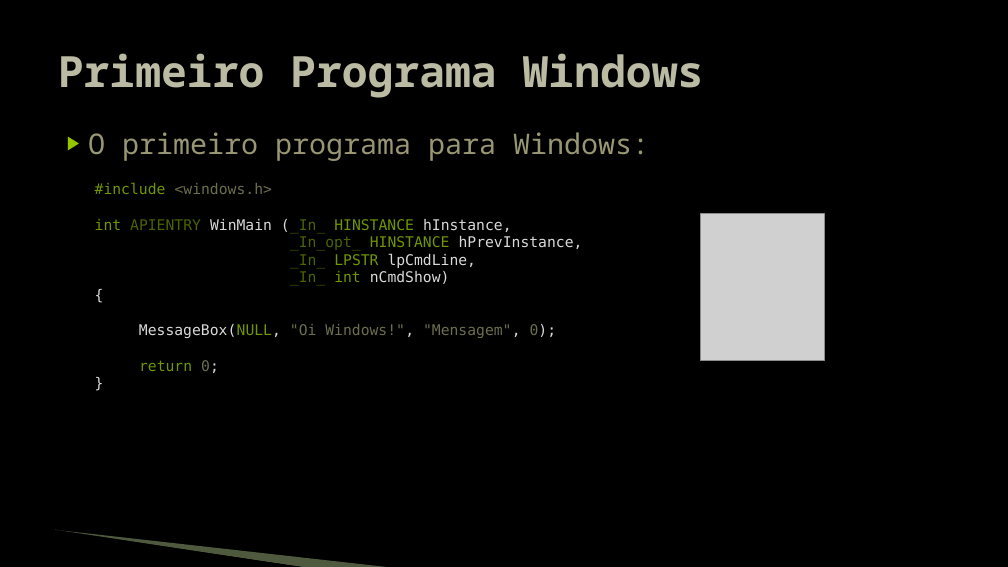
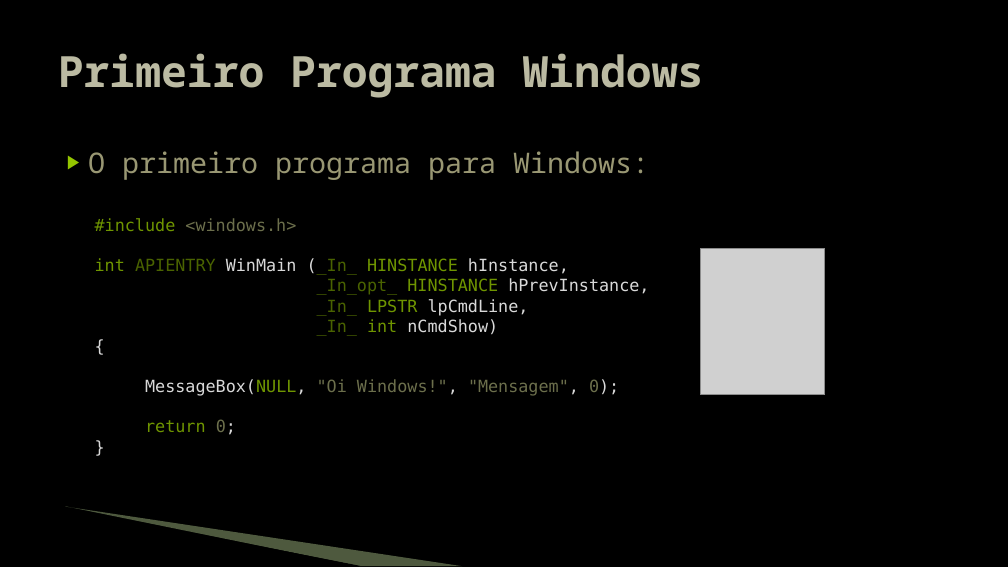
Before and after one commit to JudsonSS/Jogos, a slide deck: slide 10 of Slides/01. Programação Windows.pptx. Drawn at 1008x567 pixels with LibreOffice and Linux fonts; fonts in the diff are those of the drawing; grey boxes stand for pictures; background and template pictures are left out. Boxes give left, top, right and bottom in pixels: in the first picture for what was removed or moved away, otherwise in the second. Text is boxed around its words. In the diff, an @@ line names an element or a change of style, - is before the commit and + after.

```diff
--- a/Slides/01. Programação Windows.pptx
+++ b/Slides/01. Programação Windows.pptx
@@ text "O primeiro programa para Windows:": place and size @@
-text "O primeiro programa para Windows:" at <box>88,132,649,161</box>
+text "O primeiro programa para Windows:" at <box>88,151,649,180</box>
@@ text "#include <windows.h>": place and size @@
-text "#include <windows.h>" at <box>95,183,583,373</box>
+text "#include <windows.h>" at <box>95,218,649,435</box>
@@ text "#include <windows.h>" at <box>95,218,649,435</box>: size 14 to 16 pt @@
@@ picture: place and size @@
-picture at <box>701,214,826,361</box>
+picture at <box>701,249,826,395</box>
@@ freeform shape: place and size @@
-freeform shape at <box>54,531,306,567</box>
+freeform shape at <box>64,508,360,566</box>
@@ freeform shape: place and size @@
-freeform shape at <box>55,530,393,567</box>
+freeform shape at <box>66,507,463,566</box>
```
Also in this commit, not shown: 43 other slides changed, 1 other file.
